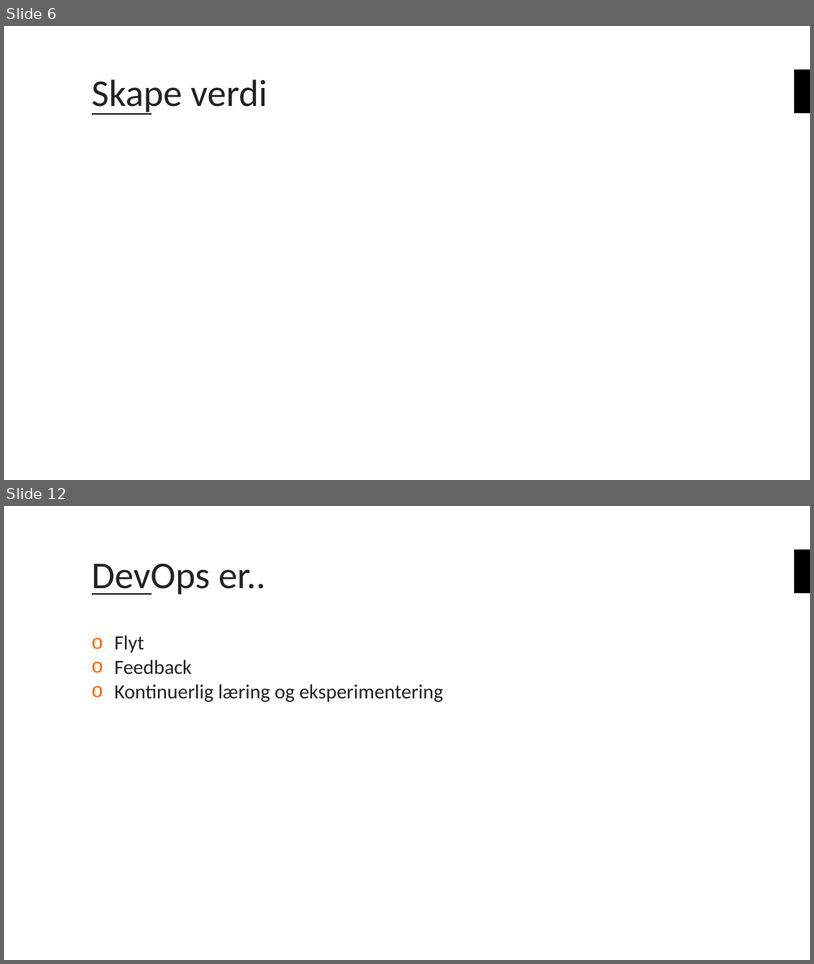
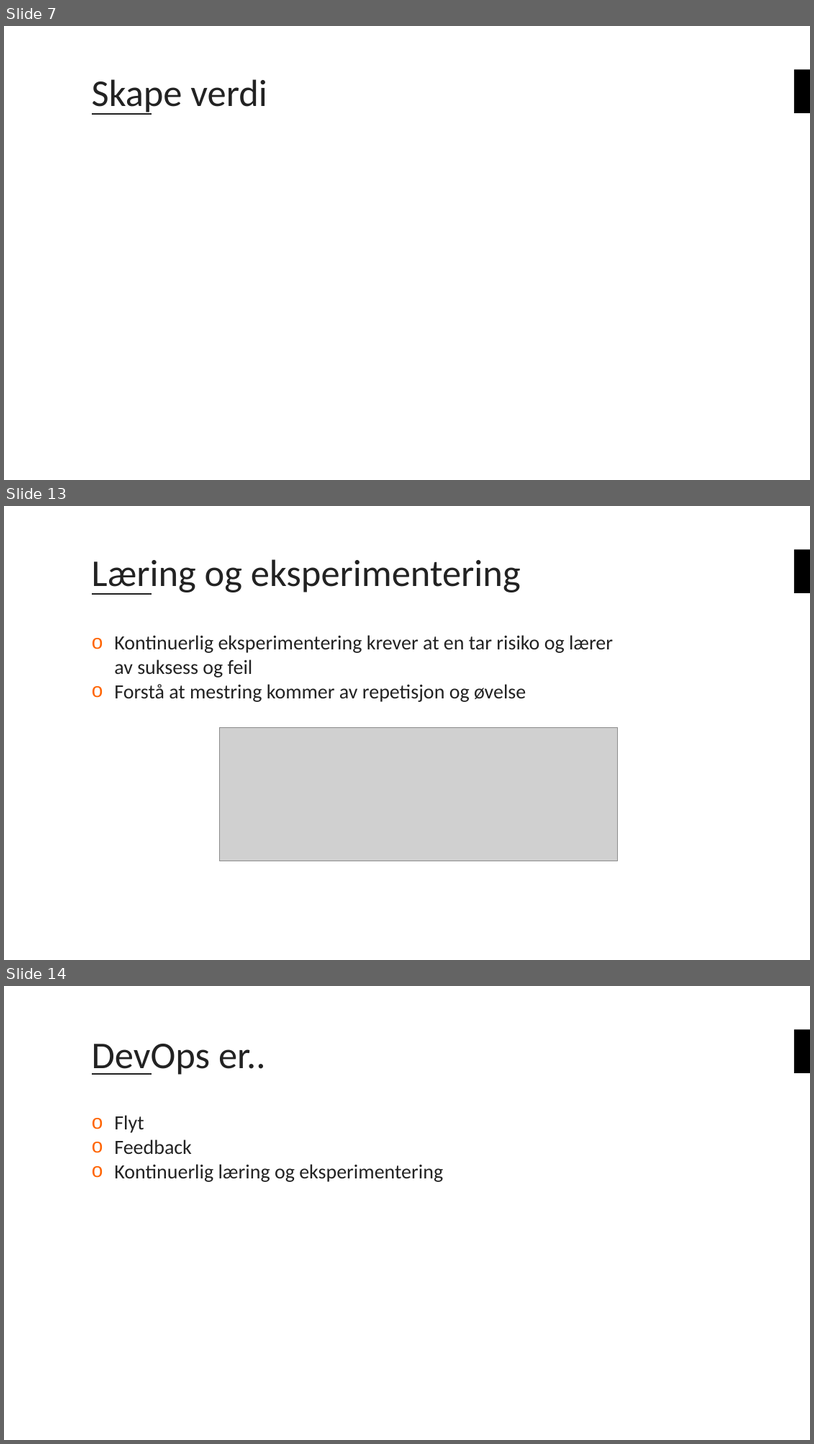
Before and after one commit to bouvet/azure-workshops, a slide deck: Workshop_2/Presentasjon/Azureskolen-Workshop#2.pptx. Shown one above the other, each under a label of ours: slides 6 and 12 before the commit, slides 7, 13 and 14 after it; the slides between them are not shown. The pictures are 814x964 and 814x1444 pixels, drawn with LibreOffice and Linux fonts; fonts in the diff are those of the drawing; grey boxes stand for pictures; background and template pictures are left out. Boxes give left, top, right and bottom in pixels: in the first picture for what was removed or moved away, otherwise in the second. Text is boxed around its words. In the diff, an @@ line names an element or a change of style, - is before the commit and + after.

```diff
--- a/Workshop_2/Presentasjon/Azureskolen-Workshop#2.pptx
+++ b/Workshop_2/Presentasjon/Azureskolen-Workshop#2.pptx
@@ slide 13 added at box(4, 506, 810, 960), background #FFFFFF; not listed: 2 template elements that a slide beside it also shows @@
@@ title added at box(92, 559, 521, 595), 45 pt, text #222222 @@
+Læring og eksperimentering
@@ text added at box(114, 635, 613, 702), 24 pt, text #222222 @@
+o Kontinuerlig eksperimentering krever at en tar risiko og lærer av suksess og feil
+o Forstå at mestring kommer av repetisjon og øvelse
@@ picture added at box(220, 728, 618, 861) @@
@@ what was slide 6 is now slide 7 @@
@@ what was slide 12 is now slide 14 @@
```
Also in this commit, not shown: 3 slides changed, 3 other slides added, 2 slides removed.
